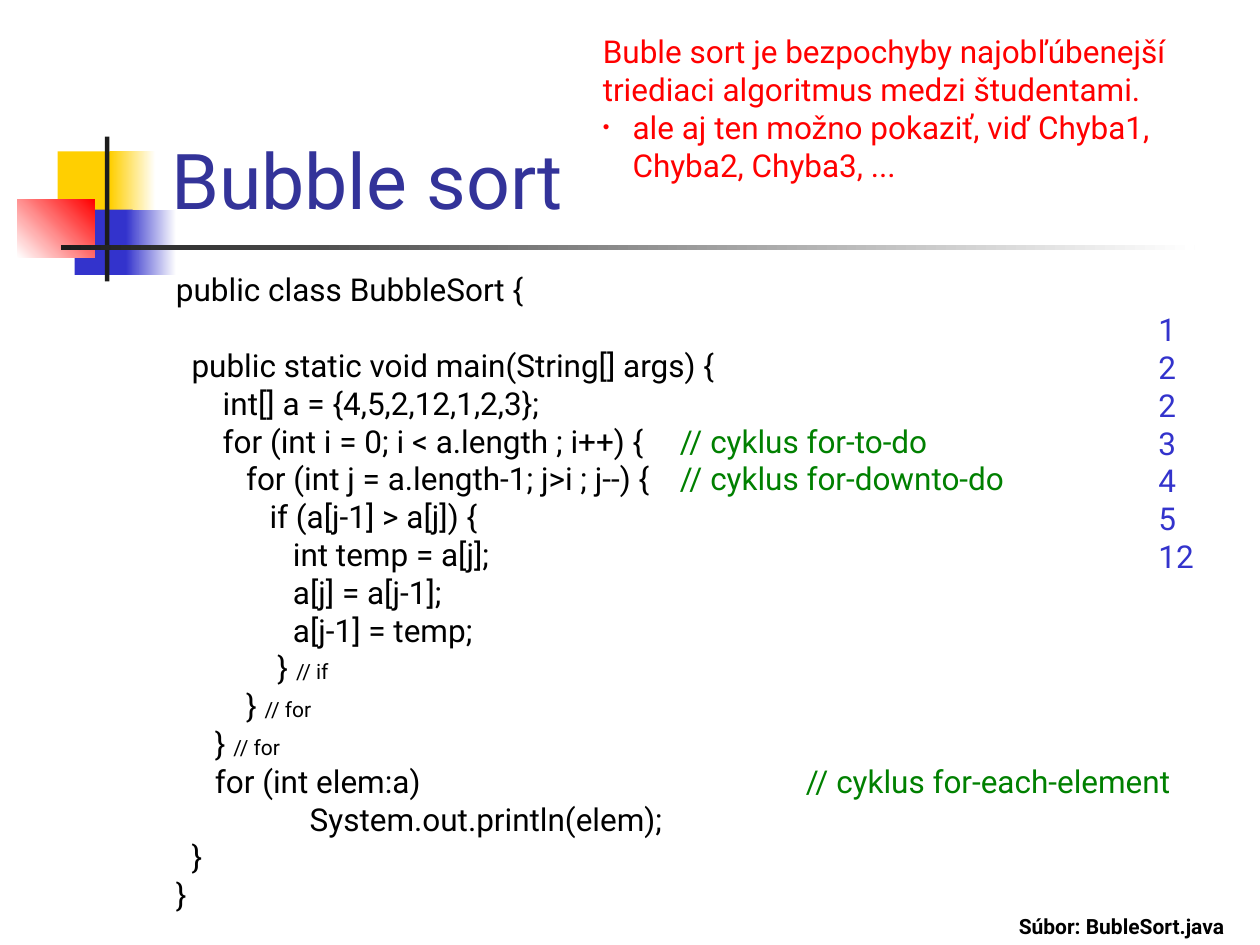
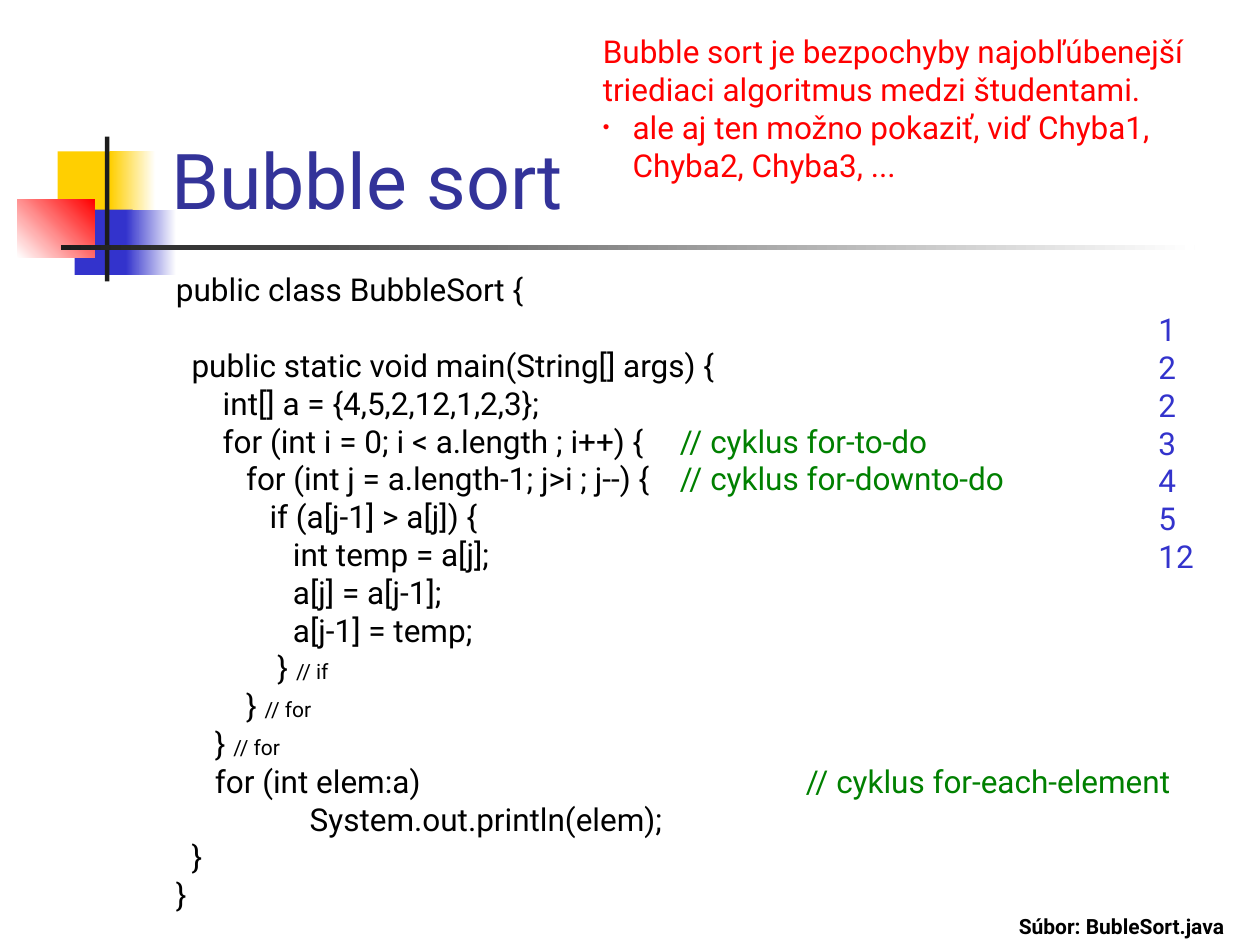
Before and after one commit to Programovanie4/Prednasky, a slide deck: slide 37 of 02/02_java.ppt (slide 38 before the commit). Drawn at 1260x945 pixels with LibreOffice and Linux fonts; fonts in the diff are those of the drawing. Boxes give left, top, right and bottom in pixels: in the first picture for what was removed or moved away, otherwise in the second. Text is boxed around its words. In the diff, an @@ line names an element or a change of style, - is before the commit and + after.

```diff
--- a/02/02_java.ppt
+++ b/02/02_java.ppt
@@ text at [603,39,1182,108]: text changed @@
-Buble sort je bezpochyby najobľúbenejší triediaci algoritmus medzi študentami.
+Bubble sort je bezpochyby najobľúbenejší triediaci algoritmus medzi študentami.
```
Also in this commit, not shown: 5 other slides changed, 1 slide removed, 2 other files.
